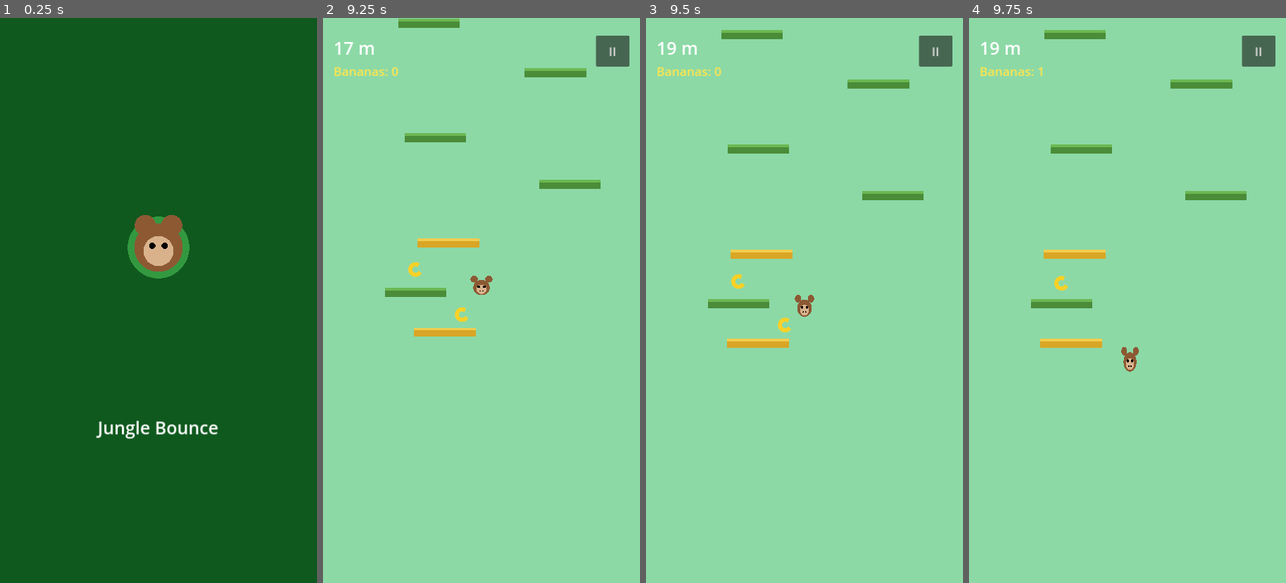
Above: before the commit, frames 1-4 (left to right).
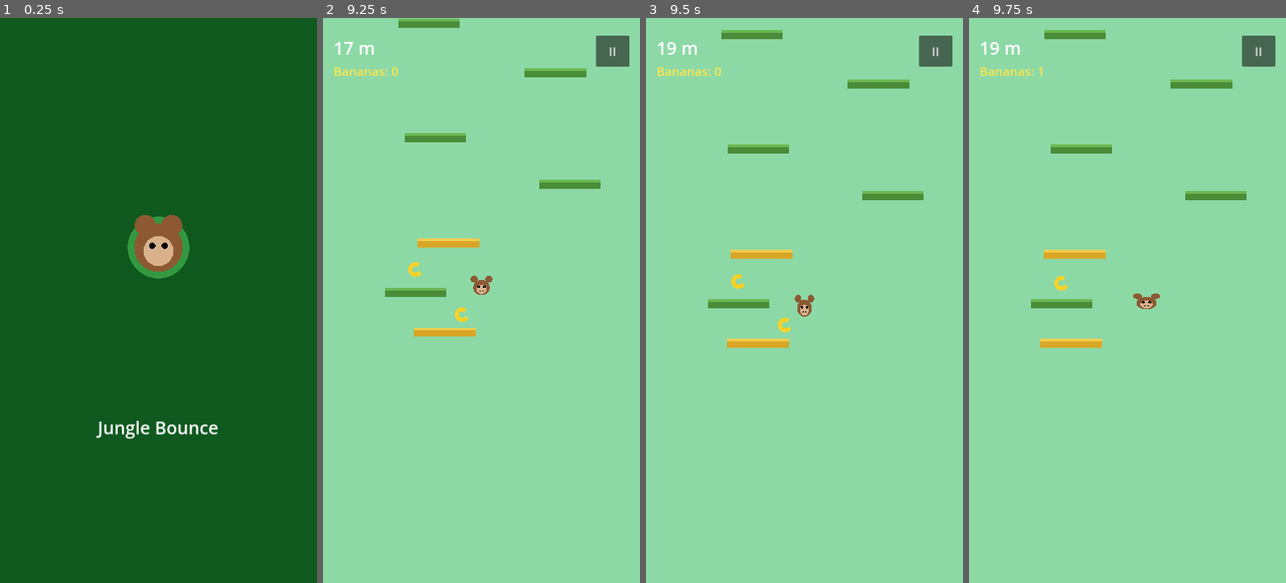
Above: after the commit, the same moments.

Repository: yeoshuag/jungle-bounce-monkey-advanture
Game: Godot game, scene res://scenes/Splash.tscn
Same seed, same stepped clock (60 frames per second), same inputs: the game is played once before the commit and once after it.
Inputs (mouse positions are in pixels of both pictures, inside the frame that each line leads up to):
- Up to frame 1 (0.25 s): no input
- Up to frame 2 (9.25 s): tap Enter at 0.5 s; move the mouse to (551, 272) at 0.52 s; click (551, 272) at 0.67 s; tap Space at 1.25 s; drag from (418, 328) to (465, 413) at 1.27 s; click "PLAY" at 2 s; click "II" at 2.75 s; click "RESUME" at 3.5 s; click "II" at 4.25 s; click "RESUME" at 5 s; click "RETRY" at 5.75 s; click "II" at 6.5 s; click "RESUME" at 7.25 s; move the mouse to (513, 176) at 8.02 s; click (513, 176) at 8.17 s; click "RETRY" at 8.75 s
- Up to frame 3 (9.5 s): no input
- Up to frame 4 (9.75 s): drag from (1111, 413) to (1216, 193) at 9.52 s

Frames 1-3 are identical in both runs. In frame 4, 0.3% of the frame differs, in the area x 48-61%, y 48-63%.

Commit message:
Fix portrait orientation and replace erratic side-to-side movement
- window/handheld/orientation must be the integer enum value in Godot 4
  (1 = portrait), not the Godot-3-style string, which is why the exported
  APK ran in landscape.
- Player steering now tracks the drag position directly (1:1) instead of
  lerping toward it, and horizontal position is hard-clamped to the
  screen edges instead of wrapping around — the lerp+wrap combination is
  what produced the erratic "circular" drift the user hit during
  playtesting.

Diff:
--- a/project.godot
+++ b/project.godot
@@ -22,7 +22,7 @@
 window/size/viewport_height=1280
 window/stretch/mode="canvas_items"
 window/stretch/aspect="keep"
-window/handheld/orientation="portrait"
+window/handheld/orientation=1
 window/energy_saving/keep_screen_on=true
 
 [input_devices]
--- a/scenes/player/Player.gd
+++ b/scenes/player/Player.gd
@@ -7,12 +7,11 @@
 const GRAVITY := 1600.0
 const BASE_JUMP_FORCE := 820.0
 const MAX_FALL_SPEED := 1400.0
-const MOVE_LERP_SPEED := 10.0
-const HALF_WIDTH := 32.0
+const HALF_WIDTH := 24.0
 
 @export var jump_power_multiplier: float = 1.0
 
-var velocity: Vector2 = Vector2.ZERO
+var velocity_y: float = 0.0
 var target_x: float = 0.0
 var is_dragging: bool = false
 var alive: bool = true
@@ -28,19 +27,19 @@
 func reset(start_y: float) -> void:
 	alive = true
 	is_dragging = false
-	velocity = Vector2(0, -BASE_JUMP_FORCE)
+	velocity_y = -BASE_JUMP_FORCE
 	position = Vector2(screen_width / 2.0, start_y)
 	target_x = position.x
 
 func _physics_process(delta: float) -> void:
 	if not alive:
 		return
-	velocity.y = min(velocity.y + GRAVITY * delta, MAX_FALL_SPEED)
+	velocity_y = min(velocity_y + GRAVITY * delta, MAX_FALL_SPEED)
 	if is_dragging:
-		position.x = lerp(position.x, target_x, clamp(MOVE_LERP_SPEED * delta, 0.0, 1.0))
-	position += velocity * delta
-	_wrap_screen()
-	sprite.squash = clamp(1.0 + velocity.y / 3000.0, 0.75, 1.25)
+		position.x = target_x
+	position.x = clamp(position.x, HALF_WIDTH, screen_width - HALF_WIDTH)
+	position.y += velocity_y * delta
+	sprite.squash = clamp(1.0 + velocity_y / 3000.0, 0.75, 1.25)
 	if position.y > _death_line():
 		die()
 
@@ -50,26 +49,20 @@
 		return position.y - 1.0
 	return cam.global_position.y + screen_width * 1.6
 
-func _wrap_screen() -> void:
-	if position.x < -HALF_WIDTH:
-		position.x = screen_width + HALF_WIDTH
-	elif position.x > screen_width + HALF_WIDTH:
-		position.x = -HALF_WIDTH
-
 func _unhandled_input(event: InputEvent) -> void:
 	if not alive:
 		return
 	if event is InputEventScreenTouch:
 		is_dragging = event.pressed
-		target_x = event.position.x
+		target_x = clamp(event.position.x, HALF_WIDTH, screen_width - HALF_WIDTH)
 	elif event is InputEventScreenDrag:
 		is_dragging = true
-		target_x = event.position.x
+		target_x = clamp(event.position.x, HALF_WIDTH, screen_width - HALF_WIDTH)
 	elif event is InputEventMouseButton and event.button_index == MOUSE_BUTTON_LEFT:
 		is_dragging = event.pressed
-		target_x = event.position.x
+		target_x = clamp(event.position.x, HALF_WIDTH, screen_width - HALF_WIDTH)
 	elif event is InputEventMouseMotion and is_dragging:
-		target_x = event.position.x
+		target_x = clamp(event.position.x, HALF_WIDTH, screen_width - HALF_WIDTH)
 
 func _on_area_entered(area: Area2D) -> void:
 	if not alive:
@@ -78,13 +71,13 @@
 		if area.has_method("collect"):
 			area.collect()
 		return
-	if area.is_in_group("platform") and velocity.y > 0.0:
+	if area.is_in_group("platform") and velocity_y > 0.0:
 		if area.has_method("on_player_bounce"):
 			var force: float = area.on_player_bounce(self)
 			bounce(force)
 
 func bounce(force: float) -> void:
-	velocity.y = -force * jump_power_multiplier
+	velocity_y = -force * jump_power_multiplier
 	jumped.emit()
 
 func die() -> void:
Not shown, changed: README.md
Not shown, changed: TESTING.md
